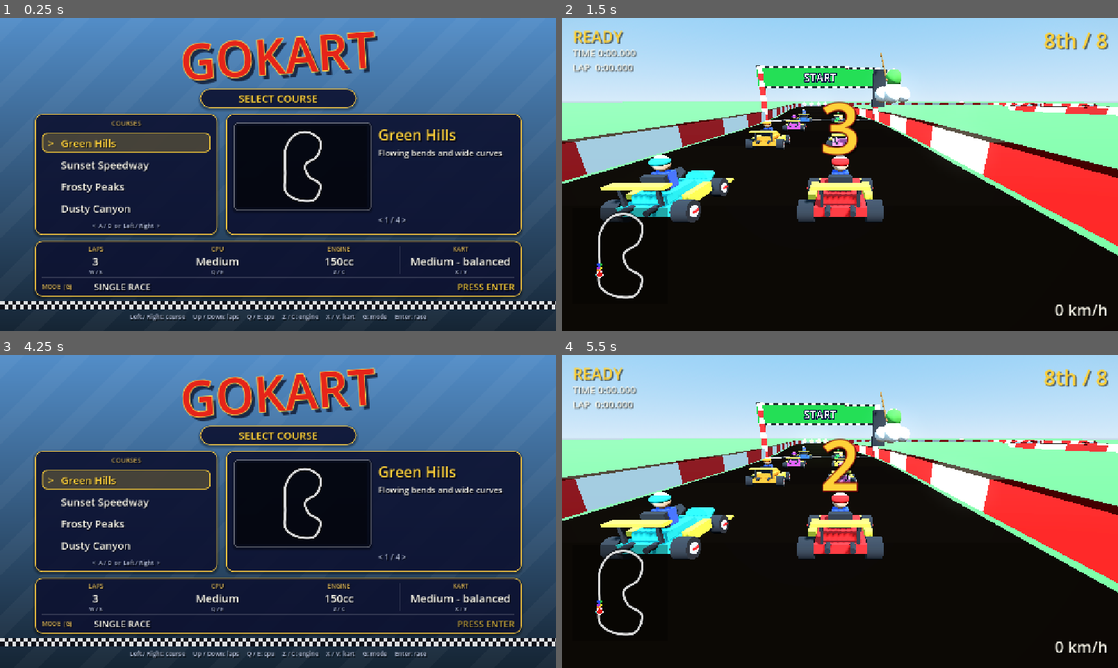
Above: before the commit, frames 1-4 (two rows, left to right).
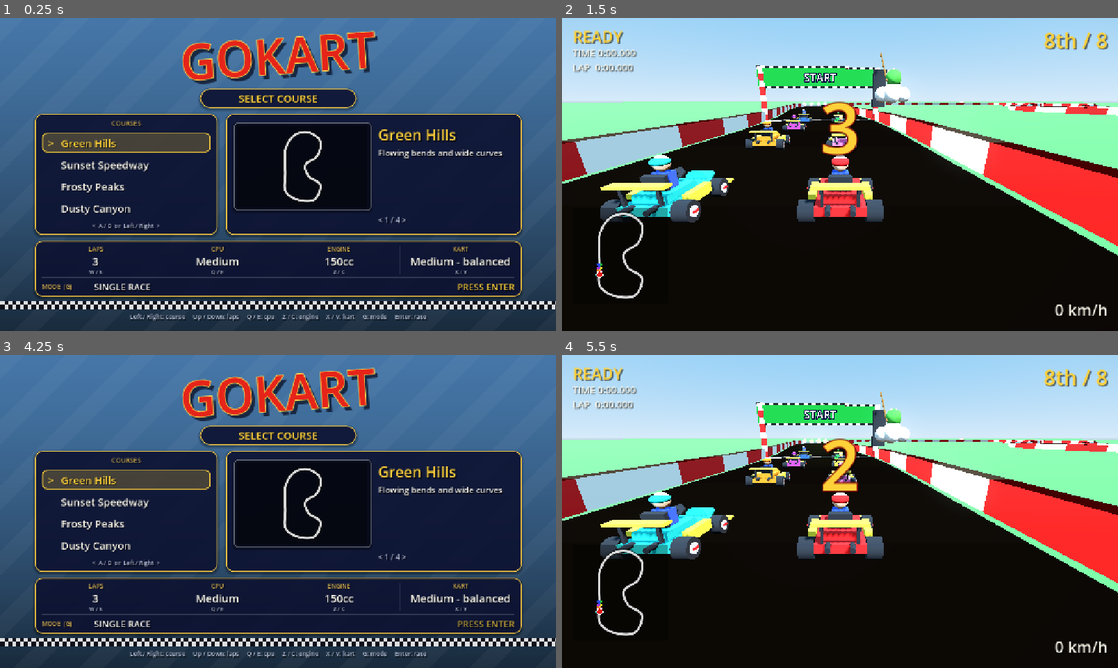
Above: after the commit, the same moments.

Repository: AgentiLoop/GoKart
Game: Godot game, scene res://scenes/menu.tscn
The game is run twice, just before and just after one commit, with the same random seed, the same clock (stepped at 60 frames per second) and the same inputs.
Inputs (mouse positions are in pixels of both pictures, inside the frame that each line leads up to):
- Up to frame 1 (0.25 s): no input
- Up to frame 2 (1.5 s): tap Enter at 0.5 s; move the mouse to (962, 158) at 0.52 s; hold D (steer_right) 0.53-1.28 s; hold Space (drift) 0.53-1.28 s; click (962, 158) at 0.67 s; move the mouse to (728, 190) at 1.27 s; hold S (brake) from 1.28 s (still down); tap E (use_item) at 1.35 s; click (728, 190) at 1.42 s
- Up to frame 3 (4.25 s): move the mouse to (333, 442) at 2.02 s; release S (brake) at 2.03 s; hold D (steer_right) 2.03-2.78 s; tap Enter at 2.1 s; click (333, 442) at 2.17 s; move the mouse to (250, 574) at 2.77 s; hold W (accelerate) 2.78-3.53 s; tap Keypad Enter at 2.85 s; click (250, 574) at 2.92 s; move the mouse to (444, 558) at 3.52 s; hold A (steer_left) from 3.53 s (still down); tap Q at 3.6 s; click (444, 558) at 3.67 s; tap Escape at 4.15 s
- Up to frame 4 (5.5 s): tap Enter at 4.25 s; move the mouse to (673, 464) at 4.27 s; tap Z at 4.35 s; click (673, 464) at 4.42 s; move the mouse to (867, 511) at 5.02 s; release A (steer_left) at 5.03 s; hold S (brake) from 5.03 s (still down); tap C at 5.1 s; click (867, 511) at 5.17 s

The runs differ from the first frame. In frame 1, 7.3% of the frame differs, in the area x 0-100%, y 0-9%; in frame 2, nothing differs; in frame 3, 7.3%; in frame 4, nothing differs.

Commit message:
checkpoint: you choose the best most flexiable options — progress.md, godot-quirks.md, menu.gd +1 more
Auto-checkpoint after successful build (4 files).

Task: you choose the best most flexiable options

Changed:
 M .agent/autopilot/progress.md
 M .agent/memory/godot-quirks.md
 M scripts/menu.gd
?? scripts/attract.gd

Diff:
--- /dev/null
+++ b/scripts/attract.gd
@@ -0,0 +1,152 @@
+extends SubViewportContainer
+## Attract-mode demo behind the title menu. Mario Kart 64's title screen shows the logo over
+## karts racing round a course; here a SubViewport with its own 3D world (sky, ground, the
+## highlighted course) has four CPU karts lapping it while a chase camera hops from kart to
+## kart. No HUD, items, laps or sound — just the race rolling under the menu.
+
+const Kart := preload("res://scripts/kart.gd")
+const Track := preload("res://scripts/track.gd")
+const TrackData := preload("res://scripts/track_data.gd")
+const TrackLibrary := preload("res://scripts/track_library.gd")
+const AiDriver := preload("res://scripts/ai_driver.gd")
+
+const KART_COUNT := 4
+## Red (the player's colour), blue, green, yellow — the front of the MK64 field.
+const KART_COLORS := [Color(0.9, 0.1, 0.1), Color(0.15, 0.3, 0.95), Color(0.15, 0.75, 0.25), Color(0.95, 0.85, 0.15)]
+const LANE := 2.4            # half the lane spacing of the two-column grid
+const ROW_GAP := 3           # samples (9 m) between grid rows
+const BACK_ROW := 10         # samples before the line the back row starts at
+const CAM_HOLD := 7.0        # seconds the camera stays on one kart
+const CAM_BACK := 8.0
+const CAM_UP := 3.4
+const CAM_LERP := 3.0
+const OFFROAD_SCALE := 0.5
+
+var viewport: SubViewport
+var world: Node3D = null
+var track = null
+var data: TrackData = null
+var karts: Array = []
+var cam: Camera3D = null
+var cam_target := 0
+var cam_timer := 0.0
+var course := -1
+var mirrored := false
+
+## Grid slot of kart k: [samples ahead of the back row, lane offset] — two columns, rows ROW_GAP apart.
+static func grid_slot(k: int) -> Array:
+	return [(k / 2) * ROW_GAP, -LANE if k % 2 == 0 else LANE]
+
+## Where the chase camera wants to be for a kart at `pos` facing `heading`: behind and above it.
+static func chase_pose(pos: Vector3, heading: float) -> Vector3:
+	return pos + Vector3(sin(heading), 0, cos(heading)) * CAM_BACK + Vector3(0, CAM_UP, 0)
+
+## Kart the camera watches next (wraps around).
+static func next_target(current: int, count: int) -> int:
+	return posmod(current + 1, maxi(count, 1))
+
+func _ready() -> void:
+	set_anchors_preset(Control.PRESET_FULL_RECT)
+	stretch = true
+	mouse_filter = Control.MOUSE_FILTER_IGNORE
+	viewport = SubViewport.new()
+	viewport.own_world_3d = true
+	viewport.handle_input_locally = false
+	viewport.msaa_3d = Viewport.MSAA_4X
+	add_child(viewport)
+
+## Run the demo on course i (mirrored for the Extra class); rebuilds the world only on a change.
+func show_course(i: int, mirror := false) -> void:
+	if world != null and course == i and mirrored == mirror:
+		return
+	course = i
+	mirrored = mirror
+	if world != null:
+		viewport.remove_child(world)
+		world.queue_free()
+	karts = []
+	world = Node3D.new()
+	viewport.add_child(world)
+	var theme := TrackLibrary.info(i)
+	_build_environment(theme)
+	data = TrackLibrary.make_data(i, mirror)
+	track = Track.new(data)
+	world.add_child(track)
+	var back_idx := data.count - BACK_ROW
+	for k in KART_COUNT:
+		var kart := Kart.new()
+		var slot := grid_slot(k)
+		var gi: int = back_idx + int(slot[0])
+		var lane: float = slot[1]
+		kart.body_color = KART_COLORS[k % KART_COLORS.size()]
+		kart.position = data.points[gi] + data.right_of(gi) * lane + Vector3(0, 0.1, 0)
+		kart.heading = data.heading_at(gi)
+		kart.driver = AiDriver.new(data, lane, 999.0)
+		kart.track_index = gi
+		kart.kart_id = k
+		world.add_child(kart)
+		karts.append(kart)
+	cam = Camera3D.new()
+	cam.fov = 70.0
+	world.add_child(cam)
+	cam.current = true
+	cam_target = 0
+	cam_timer = 0.0
+	cam.global_position = chase_pose(karts[0].global_position, karts[0].heading)
+	cam.look_at(karts[0].global_position + Vector3(0, 1.0, 0))
+
+## Sky, sun and ground like the race scene, in the course's colours.
+func _build_environment(theme: Dictionary) -> void:
+	var env := WorldEnvironment.new()
+	var e := Environment.new()
+	e.background_mode = Environment.BG_SKY
+	e.sky = Sky.new()
+	var sky_mat := ProceduralSkyMaterial.new()
+	sky_mat.sky_top_color = theme.sky_top
+	sky_mat.sky_horizon_color = theme.sky_horizon
+	sky_mat.ground_horizon_color = theme.sky_horizon
+	e.sky.sky_material = sky_mat
+	e.glow_enabled = true
+	e.glow_hdr_threshold = 1.0
+	e.tonemap_mode = Environment.TONE_MAPPER_FILMIC
+	env.environment = e
+	world.add_child(env)
+	var sun := DirectionalLight3D.new()
+	sun.rotation_degrees = Vector3(-50, 30, 0)
+	sun.shadow_enabled = true
+	world.add_child(sun)
+	var ground := StaticBody3D.new()
+	var gcol := CollisionShape3D.new()
+	var gshape := BoxShape3D.new()
+	gshape.size = Vector3(800, 1, 800)
+	gcol.shape = gshape
+	ground.add_child(gcol)
+	var gmesh := MeshInstance3D.new()
+	var plane := BoxMesh.new()
+	plane.size = Vector3(800, 1, 800)
+	gmesh.mesh = plane
+	var gmat := StandardMaterial3D.new()
+	gmat.albedo_color = theme.ground
+	gmesh.material_override = gmat
+	ground.add_child(gmesh)
+	ground.position = Vector3(60, -0.5, 20)
+	world.add_child(ground)
+
+func _physics_process(delta: float) -> void:
+	if data == null:
+		return
+	for k in karts:
+		var kp: Vector3 = k.global_position
+		k.track_index = data.nearest_index(kp, k.track_index)
+		k.model.surface_scale = 1.0 if data.is_on_road(kp, k.track_index) else OFFROAD_SCALE
+	cam_timer += delta
+	if cam_timer >= CAM_HOLD:
+		cam_timer = 0.0
+		cam_target = next_target(cam_target, karts.size())
+
+func _process(delta: float) -> void:
+	if cam == null or karts.is_empty():
+		return
+	var k = karts[cam_target]
+	cam.global_position = cam.global_position.lerp(chase_pose(k.global_position, k.heading), clampf(CAM_LERP * delta, 0.0, 1.0))
+	cam.look_at(k.global_position + Vector3(0, 1.0, 0))
--- a/scripts/menu.gd
+++ b/scripts/menu.gd
@@ -1,10 +1,12 @@
 extends Control
-## Title screen laid out like Mario Kart 64's select screens: a big slanted two-tone logo, a
-## "SELECT COURSE" banner, a course list on the left with a highlighted row, the map and the
-## course blurb in a framed panel on the right and a row of option cells underneath.
+## Title screen like Mario Kart 64's: on launch the logo sits over a live attract demo — four CPU
+## karts lapping the highlighted course in a 3D viewport behind the menu — with a blinking PRESS
+## ENTER. Any key brings up the select screen, laid out like MK64's: a "SELECT COURSE" banner, a
+## course list on the left with a highlighted row, the map and the course blurb in a framed panel
+## on the right and a row of option cells underneath, the demo still running dimmed behind it.
 ## Text uses drop shadows instead of thick black outlines (only the logo has a gold rim).
 ## Left/Right (A/D) pick the track and Enter/Space races it; selection is stored in
-## TrackLibrary.selected and Esc during a race comes back here.
+## TrackLibrary.selected and Esc during a race comes back here (to the select screen).
 ## G / Tab cycles the mode: Single Race -> Grand Prix (every track in turn, MK64-style cup points)
 ## -> Time Trial (solo, 100cc, triple mushroom, race the ghost of your best run) -> Battle (four
 ## karts, three balloons each, in an arena picked with Left/Right).
@@ -19,6 +21,7 @@
 const RaceMain := preload("res://scripts/main.gd")
 const Minimap := preload("res://scripts/minimap.gd")
 const KartWeight := preload("res://scripts/kart_weight.gd")
+const Attract := preload("res://scripts/attract.gd")
 const RACE_SCENE := "res://scenes/main.tscn"
 const BATTLE_SCENE := "res://scenes/battle.tscn"
 
@@ -74,22 +77,40 @@
 var prompt: Label              # blinking PRESS ENTER
 var title_box: Control
 var blink := 0.0
-
-## Sky gradient, faint diagonal stripes and a checkered-flag band, drawn under the panels.
+## Title screen: the logo over the attract demo. Shown once per launch; Esc from a race comes back
+## to the select screen instead.
+var attract = null             # Attract (SubViewportContainer) under everything but bg
+var select_box: Control        # every select-screen panel and label (hidden on the title screen)
+var title_prompt: Label        # PRESS ENTER on the title screen
+var title_shown := false
+static var title_seen := false
+const TITLE_LOGO_POS := Vector2(240, 150)   # logo position on the title screen (upper half)
+const MENU_LOGO_POS := Vector2(240, 8)      # logo position on the select screen
+const TITLE_LOGO_SCALE := 1.3
+
+## Drawn over the attract demo and under the panels: a translucent sky-tinted shade (light on the
+## title screen so the race shows through, heavier behind the select screen), faint diagonal
+## stripes and a checkered-flag band above the key hints.
 class Backdrop extends Control:
 	var top := Color(0.1, 0.2, 0.5)
 	var bottom := Color(0.02, 0.03, 0.1)
+	var dim := 1.0        # 0 = title screen (race in full view), 1 = select screen
 	var band_y := 650.0   # stage coordinates (1280x720 layout)
 	func set_sky(sky: Color) -> void:
 		top = sky.darkened(0.15)
 		bottom = sky.darkened(0.78)
 		queue_redraw()
+	func set_dim(d: float) -> void:
+		dim = d
+		queue_redraw()
 	func _draw() -> void:
 		var w := size.x
 		var h := size.y
+		var t := Color(top, lerpf(0.0, 0.55, dim))
+		var b := Color(bottom, lerpf(0.55, 0.9, dim))
 		draw_polygon(PackedVector2Array([Vector2(0, 0), Vector2(w, 0), Vector2(w, h), Vector2(0, h)]),
-			PackedColorArray([top, top, bottom, bottom]))
-		var stripe := Color(1, 1, 1, 0.035)
+			PackedColorArray([t, t, b, b]))
+		var stripe := Color(1, 1, 1, 0.035 * dim)
 		var x := -h
 		while x < w:
 			draw_polygon(PackedVector2Array([Vector2(x, h), Vector2(x + 56, h), Vector2(x + h + 56, 0), Vector2(x + h, 0)]),
Not shown, changed: .agent/autopilot/progress.md
Not shown, changed: .agent/memory/godot-quirks.md
